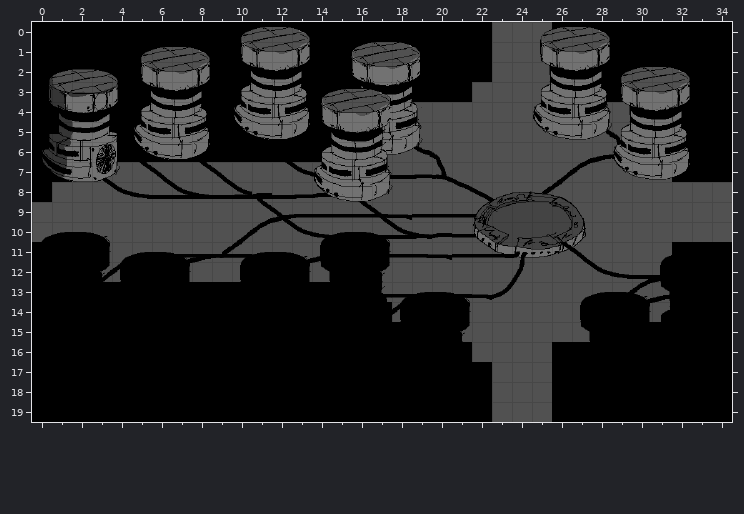
Tiled map (JSON), stored at assets/maps/finalchamber.tmj. The picture above was drawn from the file before the commit.
Cells are 32x32 px. Shown: x 0..34, y 0..19.
New version:
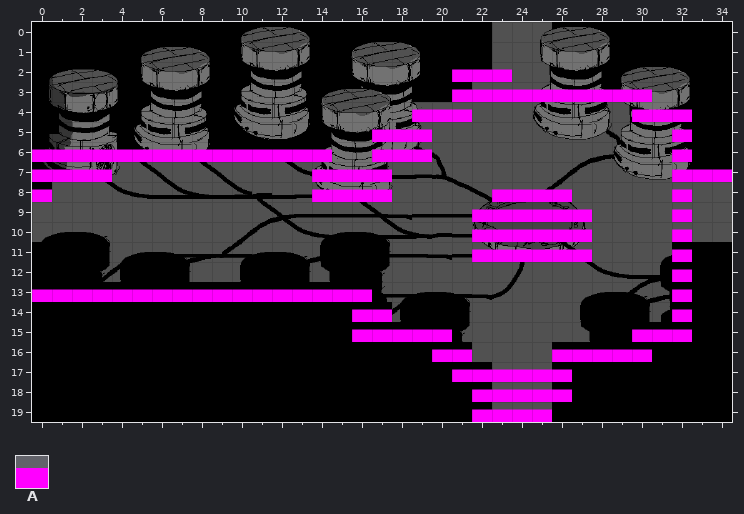
Key: from "finalchamber": A 32.
_ is an empty cell.
Tiles of an added or newly shown layer are drawn over the layers below it.
Changes in this commit:
{"where": "layer \"collision\" (now shown)"}
{"y":2,"x":21,"old":"___","new":"AAA"}
{"y":3,"x":21,"old":"__________","new":"AAAAAAAAAA"}
{"y":4,"x":19,"old":"___","new":"AAA"}
{"y":4,"x":30,"old":"___","new":"AAA"}
{"y":5,"x":17,"old":"___","new":"AAA"}
{"y":5,"x":32,"old":"_","new":"A"}
{"y":6,"x":0,"old":"_______________","new":"AAAAAAAAAAAAAAA"}
{"y":6,"x":17,"old":"___","new":"AAA"}
{"y":6,"x":32,"old":"_","new":"A"}
{"y":7,"x":0,"old":"____","new":"AAAA"}
{"y":7,"x":14,"old":"____","new":"AAAA"}
{"y":7,"x":32,"old":"___","new":"AAA"}
{"y":8,"x":0,"old":"_","new":"A"}
{"y":8,"x":14,"old":"____","new":"AAAA"}
{"y":8,"x":23,"old":"____","new":"AAAA"}
{"y":8,"x":32,"old":"_","new":"A"}
{"y":9,"x":22,"old":"______","new":"AAAAAA"}
{"y":9,"x":32,"old":"_","new":"A"}
{"y":10,"x":22,"old":"______","new":"AAAAAA"}
{"y":10,"x":32,"old":"_","new":"A"}
{"y":11,"x":22,"old":"______","new":"AAAAAA"}
{"y":11,"x":32,"old":"_","new":"A"}
{"y":12,"x":32,"old":"_","new":"A"}
{"y":13,"x":0,"old":"_________________","new":"AAAAAAAAAAAAAAAAA"}
{"y":13,"x":32,"old":"_","new":"A"}
{"y":14,"x":16,"old":"__","new":"AA"}
{"y":14,"x":32,"old":"_","new":"A"}
{"y":15,"x":16,"old":"_____","new":"AAAAA"}
{"y":15,"x":30,"old":"___","new":"AAA"}
{"y":16,"x":20,"old":"__","new":"AA"}
{"y":16,"x":26,"old":"_____","new":"AAAAA"}
{"y":17,"x":21,"old":"______","new":"AAAAAA"}
{"y":18,"x":22,"old":"_____","new":"AAAAA"}
{"y":19,"x":22,"old":"____","new":"AAAA"}
